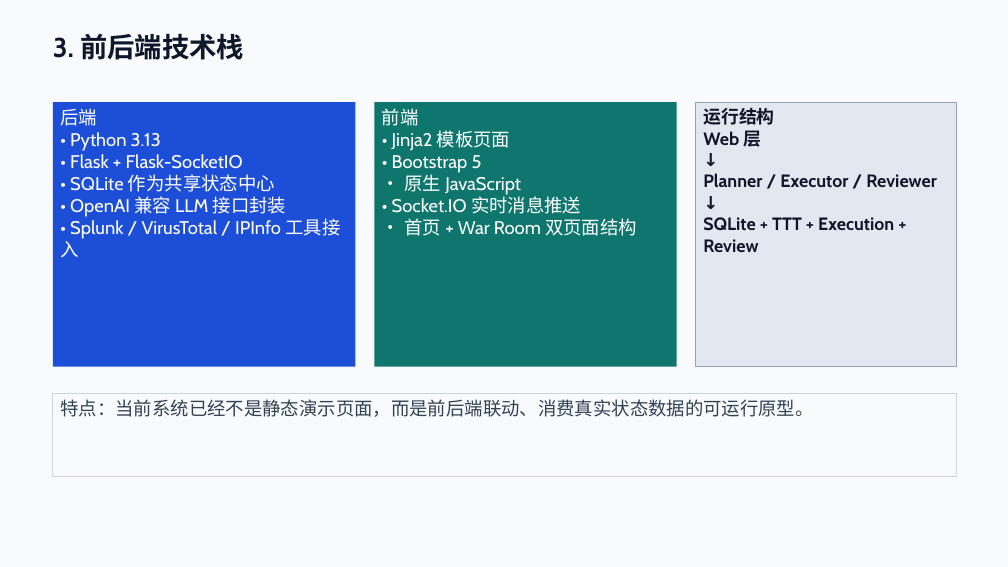
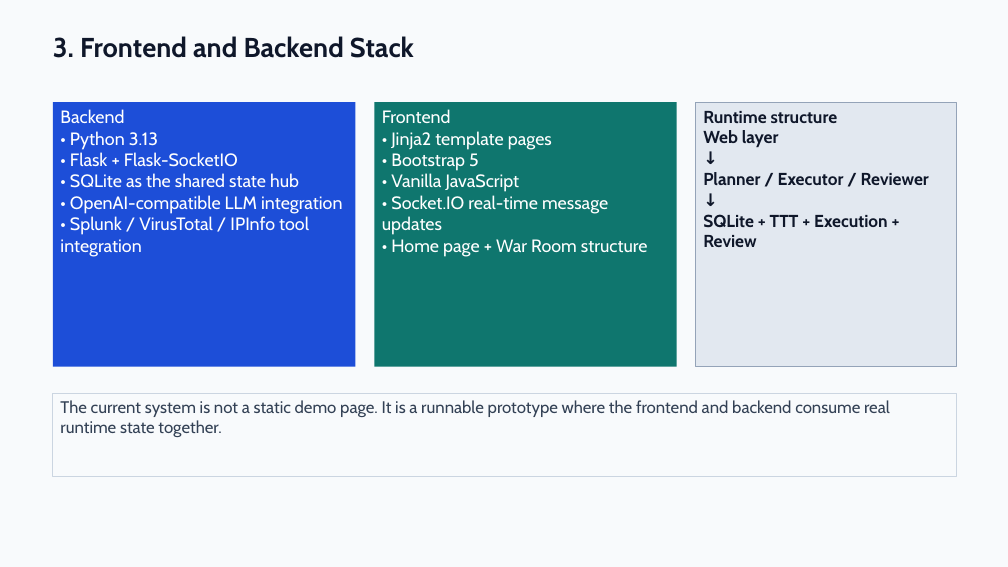
Before and after one commit to Dxsssu/SOCTraceAgent, a slide deck: slide 4 of docs/report/socagent_progress_report.pptx. Drawn at 1008x567 pixels with LibreOffice and Linux fonts; fonts in the diff are those of the drawing. Boxes give left, top, right and bottom in pixels: in the first picture for what was removed or moved away, otherwise in the second. Text is boxed around its words. In the diff, an @@ line names an element or a change of style, - is before the commit and + after.

Commit message:
Migrate project text to English and refresh war room UI

```diff
--- a/docs/report/socagent_progress_report.pptx
+++ b/docs/report/socagent_progress_report.pptx
@@ text at (53,36,414,58): text changed @@
-3. 前后端技术栈
+3. Frontend and Backend Stack
@@ text in rectangle at (60,109,124,123): text changed; size 17.5 to 17 pt @@
-后端
+Backend
@@ text in rectangle at (382,109,552,150): text changed; size 17.5 to 17 pt @@
-前端
-• Jinja2 模板页面
+Frontend
+• Jinja2 template pages
@@ text in rectangle at (703,111,838,147): text changed; size 17 to 16.5 pt @@
-运行结构
-Web 层
+Runtime structure
+Web layer
@@ text in rectangle at (70,131,238,167): size 17.5 to 17 pt in "• Python 3.13", "• Flask + Flask-SocketIO" @@
@@ text in rectangle at (60,173,342,257): text changed; size 17.5 to 17 pt @@
-• SQLite 作为共享状态中心
-• OpenAI 兼容 LLM 接口封装
-• Splunk / VirusTotal / IPInfo 工具接入
+• SQLite as the shared state hub
+• OpenAI-compatible LLM integration
+• Splunk / VirusTotal / IPInfo tool integration
@@ text in rectangle at (382,173,648,257): text changed; size 17.5 to 17 pt @@
-• 原生 JavaScript
-• Socket.IO 实时消息推送
-• 首页 + War Room 双页面结构
+• Vanilla JavaScript
+• Socket.IO real-time message updates
+• Home page + War Room structure
@@ text in rectangle at (391,153,479,171): size 17.5 to 17 pt in "• Bootstrap 5" @@
@@ text in rectangle at (703,172,929,247): size 17 to 16.5 pt in "↓", "Planner / Executor / Reviewer", "↓", "SQLite + TTT + Execution + Review" @@
@@ text in rectangle at (60,400,890,437): text changed; size 17.5 to 16 pt @@
-特点：当前系统已经不是静态演示页面，而是前后端联动、消费真实状态数据的可运行原型。
+The current system is not a static demo page. It is a runnable prototype where the frontend and backend consume real runtime state together.
```
Also in this commit, not shown: 2 other slides changed, 2 slides added, 2 slides removed, 50 other files.
